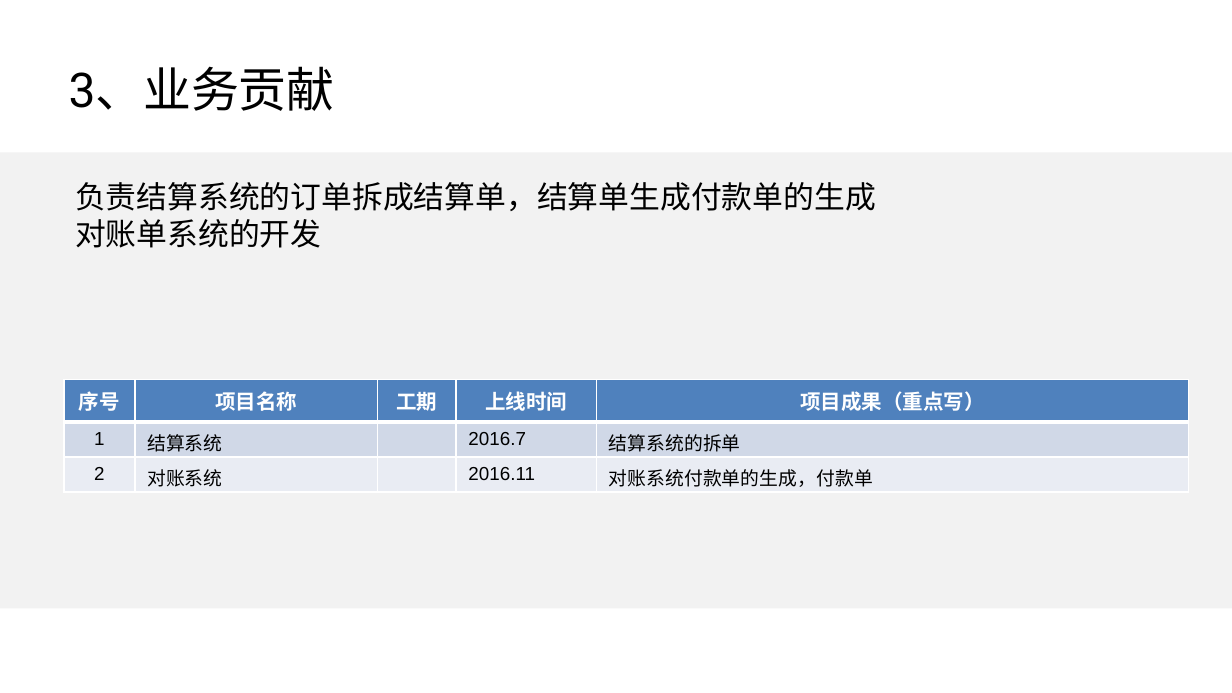
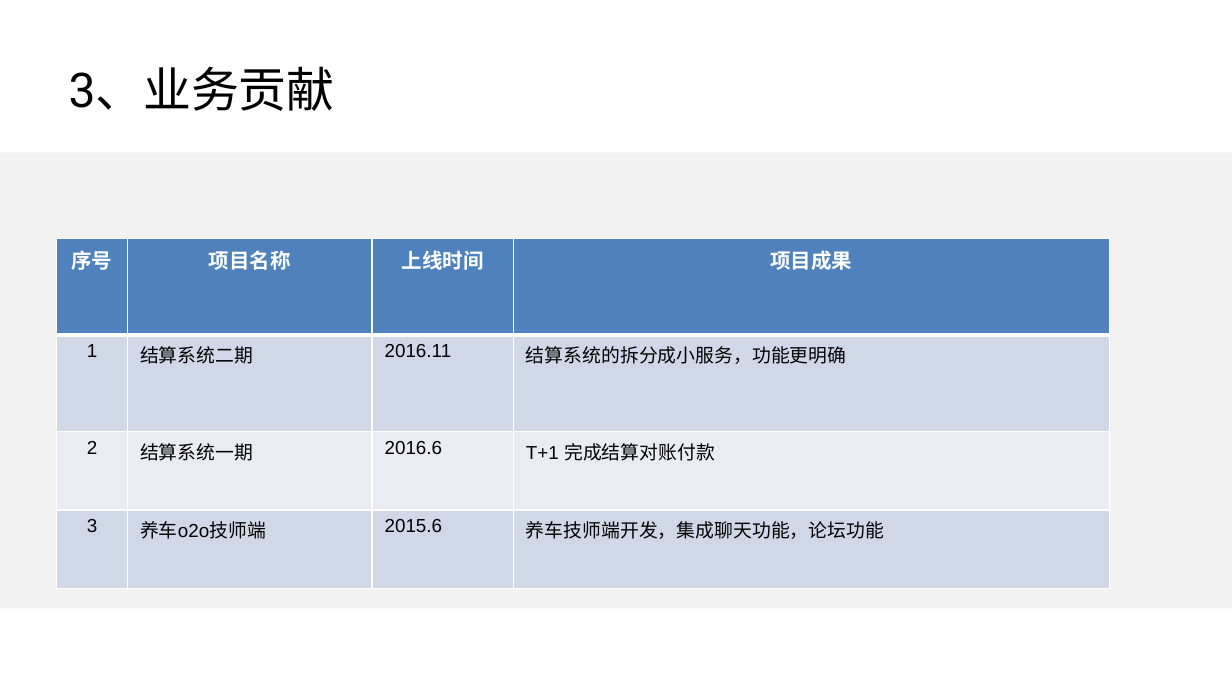
Before and after one commit to wl1990/disuser_wr, a slide deck: slide 5 of src/doc/职级评审_商城技术部.pptx. Drawn at 1232x693 pixels with LibreOffice and Linux fonts; fonts in the diff are those of the drawing; background and template pictures are left out. Boxes give left, top, right and bottom in pixels: in the first picture for what was removed or moved away, otherwise in the second. Text is boxed around its words. In the diff, an @@ line names an element or a change of style, - is before the commit and + after.

```diff
--- a/src/doc/职级评审_商城技术部.pptx
+++ b/src/doc/职级评审_商城技术部.pptx
@@ text removed at [75, 182, 876, 248] @@
-负责结算系统的订单拆成结算单，结算单生成付款单的生成
-对账单系统的开发
@@ table at [57, 238, 1110, 588] @@
-序号 | 项目名称 | 工期 | 上线时间 | 项目成果（重点写）
-1 | 结算系统 |  | 2016.7 | 结算系统的拆单
-2 | 对账系统 |  | 2016.11 | 对账系统付款单的生成，付款单
+序号 | 项目名称 | 上线时间 | 项目成果
+1 | 结算系统二期 | 2016.11 | 结算系统的拆分成小服务，功能更明确
+2 | 结算系统一期 | 2016.6 | T+1 完成结算对账付款
+3 | 养车o2o技师端 | 2015.6 | 养车技师端开发，集成聊天功能，论坛功能
@@ table: place and size @@
-table at [64, 379, 1189, 527]
+table at [57, 238, 1110, 588]
```
Also in this commit, not shown: 5 other slides changed.
